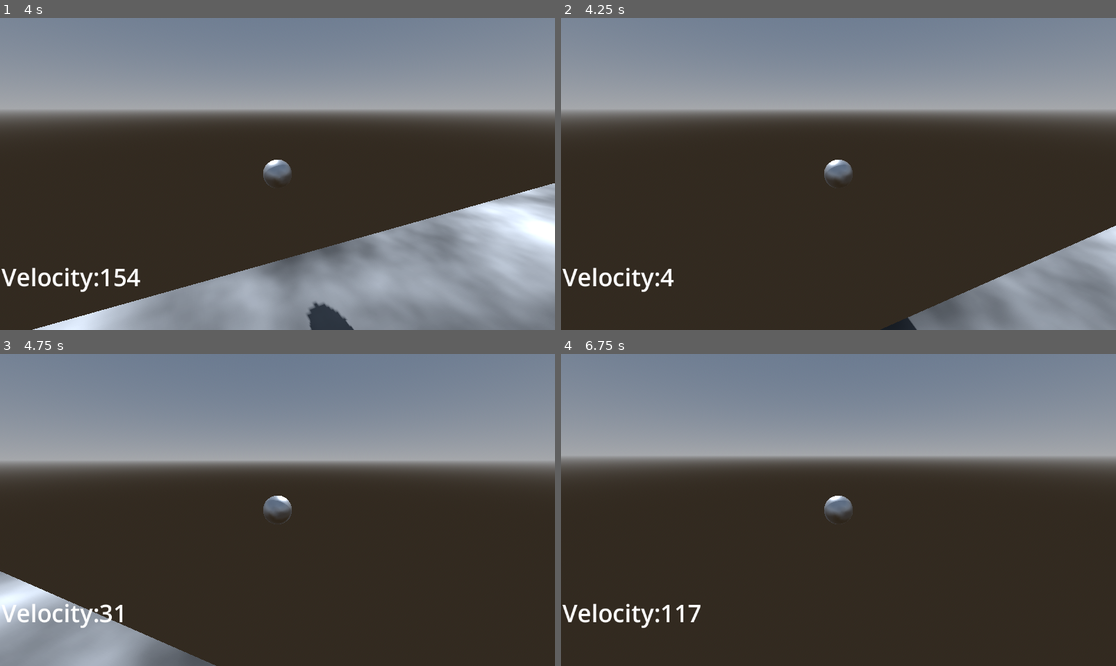
Above: before the commit, frames 1-4 (two rows, left to right).
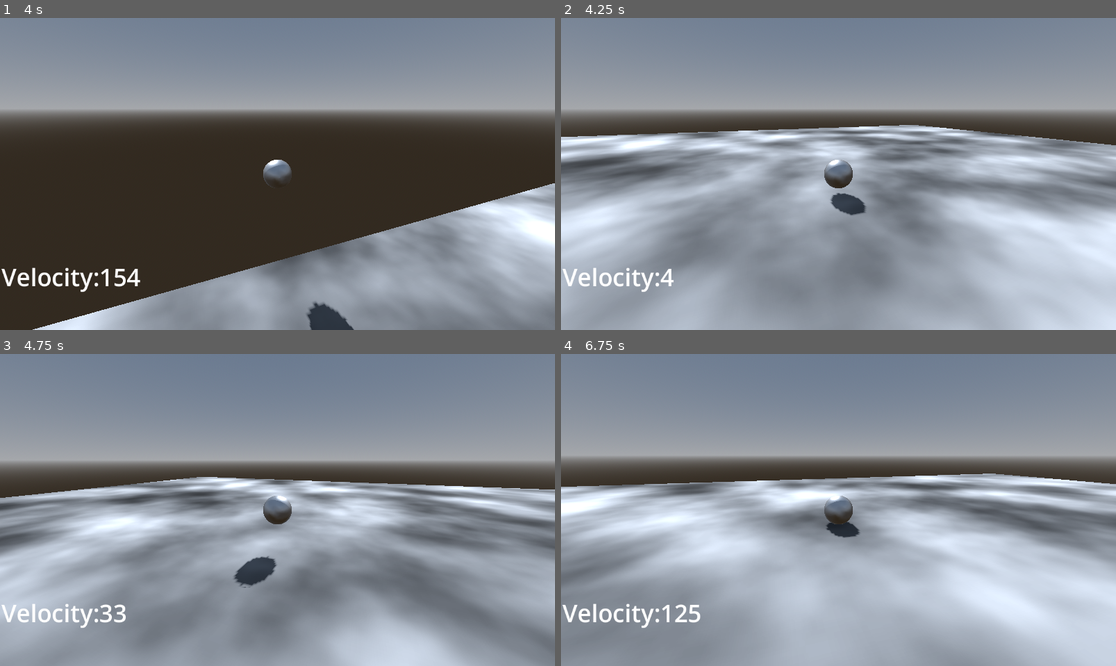
Above: after the commit, the same moments.

Repository: kylekrause3/godotballgame
Game: Godot game, scene res://Levels/Scene 1.tscn
Same seed, same stepped clock (60 frames per second), same inputs: the game is played once before the commit and once after it.
Inputs (mouse positions are in pixels of both pictures, inside the frame that each line leads up to):
- Up to frame 1 (4 s): tap Enter at 0.5 s; move the mouse to (305, 174) at 0.52 s; hold W (up) from 0.53 s (still down); click (305, 174) at 0.67 s; tap Space (jump) at 0.77, 1.52, 3.02, 3.77 s; move the mouse to (249, 174) at 1.27 s; click (249, 174) at 1.42 s; move the mouse to (288, 167) at 2.02 s; click (288, 167) at 2.17 s; move the mouse to (271, 180) at 2.77 s; click (271, 180) at 2.92 s; move the mouse to (316, 177) at 3.52 s; click (316, 177) at 3.67 s
- Up to frame 2 (4.25 s): keep holding W (up); tap R (reset) at 4.15 s
- Up to frame 3 (4.75 s): keep holding W (up); move the mouse to (233, 506) at 4.27 s; click (233, 506) at 4.42 s; tap Space (jump) at 4.52 s
- Up to frame 4 (6.75 s): move the mouse to (844, 510) at 5.02 s; click (844, 510) at 5.17 s; move the mouse to (816, 503) at 5.77 s; release W (up) at 5.78 s; hold D (right) 5.78-6.53 s; click (816, 503) at 5.92 s; tap Space (jump) at 6.02 s; move the mouse to (866, 510) at 6.52 s; hold W (up) from 6.53 s (still down); click (866, 510) at 6.67 s

Frame 1 is identical in both runs. In frame 2, 63% of the frame differs, in the area x 0-100%, y 34-100%; in frame 3, 54%; in frame 4, 59%.

Commit message:
tweak movement and start cam tweak

Diff:
--- a/CamerFollow.gd
+++ b/CamerFollow.gd
@@ -18,15 +18,18 @@
 
 	view_sensitivity *= view_sensitivity_scalar
 
-func _process(delta):
+func _process(_delta):
 	self.position = target.position
 
 	self.position += orbit_radius * get_backward(self.rotation)
+	# TODO: Add collider to camera so you can free rotate if theres no floor
+	if(self.position.y - target.position.y < 0):
+		self.position.y = target.position.y
 
 func _input(event):
 	if event is InputEventMouseMotion and do_mouse_movement:
 		self.rotation_degrees.x -= event.relative.y * view_sensitivity
-		self.rotation_degrees.x = clamp(self.rotation_degrees.x, -89, 0)
+		self.rotation_degrees.x = clamp(self.rotation_degrees.x, -89, 89)
 		self.rotation_degrees.y -= event.relative.x * view_sensitivity
 
 		if orient_target:
--- a/player_movement.gd
+++ b/player_movement.gd
@@ -17,6 +17,9 @@
 var rolling_resistance : float = 0.3
 
 var applied_speed : float = base_speed
+
+var do_teleport : bool = false
+var teleport_location : Vector3 = Vector3.ZERO
 
 
 func _ready():
@@ -56,9 +59,19 @@
 		state.linear_velocity = state.linear_velocity.normalized() * max_velocity
 	# i should actually look up how to do a proper friction system
 	# apply force of friction
-	if state.linear_velocity.length() > 0.2 and is_on_floor:
+	if state.linear_velocity.length() > 0 and is_on_floor:
 		var friction : Vector3 = Vector3.ONE * rolling_resistance * 9.8 * self.mass
 		apply_central_force(state.linear_velocity.normalized() * -1 * friction)
+	if do_teleport:
+		var new_transform : Transform3D = state.get_transform()
+		new_transform.origin.x = teleport_location.x
+		new_transform.origin.y = teleport_location.y
+		new_transform.origin.z = teleport_location.z
+		state.set_transform(new_transform)
+		state.linear_velocity = Vector3.ZERO
+		state.angular_velocity = Vector3.ZERO
+		do_teleport = false
+
 
 
 func _input(event):
@@ -67,10 +80,8 @@
 
 
 func teleport(pos : Vector3) -> void:
-	apply_central_impulse(-self.linear_velocity)
-	self.set_position(pos)
-	self.linear_velocity = Vector3.ZERO
-	self.angular_velocity = Vector3.ZERO
+	do_teleport = true
+	teleport_location = pos
 
 
 func change_orientation(y_rot : float) -> void:
